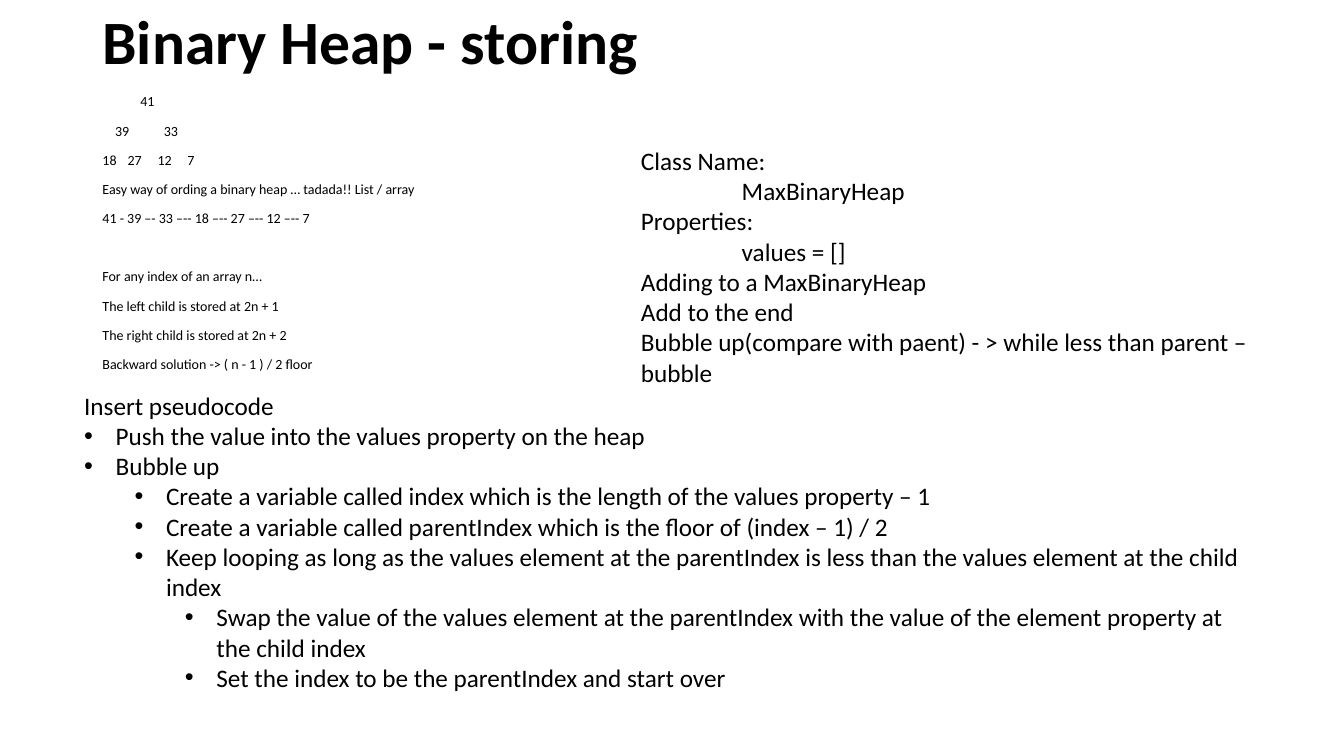
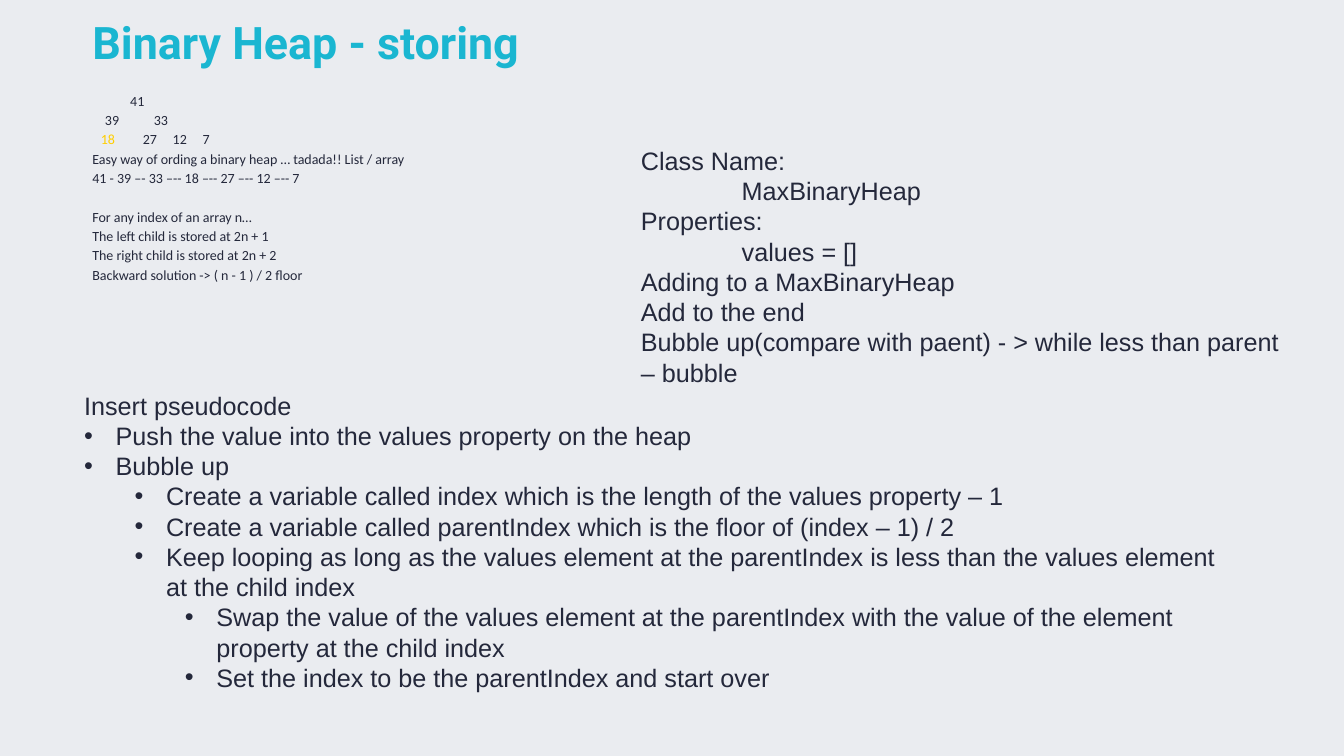
Before and after one commit to TigranVardanyan/Algorithms-and-Data-structures, a slide deck: slide 18 of ds&a.pptx (slide 17 before the commit). Drawn at 1344x756 pixels with LibreOffice and Linux fonts; fonts in the diff are those of the drawing. Boxes give left, top, right and bottom in pixels: in the first picture for what was removed or moved away, otherwise in the second. Text is boxed around its words. In the diff, an @@ line names an element or a change of style, - is before the commit and + after.

```diff
--- a/ds&a.pptx
+++ b/ds&a.pptx
@@ background #FFFFFF to #EAECF0 @@
@@ title "Binary Heap - storing" at bbox=[92, 26, 519, 69]: size 44 to 32 pt, font Calibri to Roboto, text colour #000000 to #1AB6D1 @@
@@ text "41" at bbox=[92, 97, 404, 280]: text colour #000000 to #24283B; line spacing 0.9 to 1.15; less space between paragraphs; indent changed @@
@@ text "Class Name:" at bbox=[641, 151, 1278, 383]: font Calibri to Arial, text colour #000000 to #24283B @@
@@ text "Insert pseudocode" at bbox=[84, 396, 1215, 692]: font Calibri to Arial, text colour #000000 to #24283B @@
```
Also in this commit, not shown: 21 other slides changed, 1 slide added.
